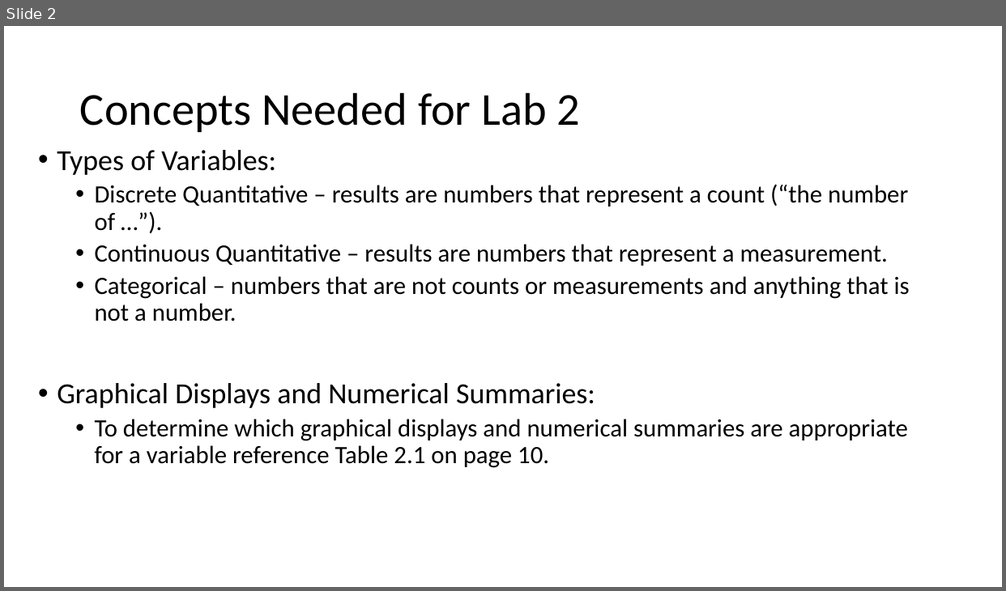
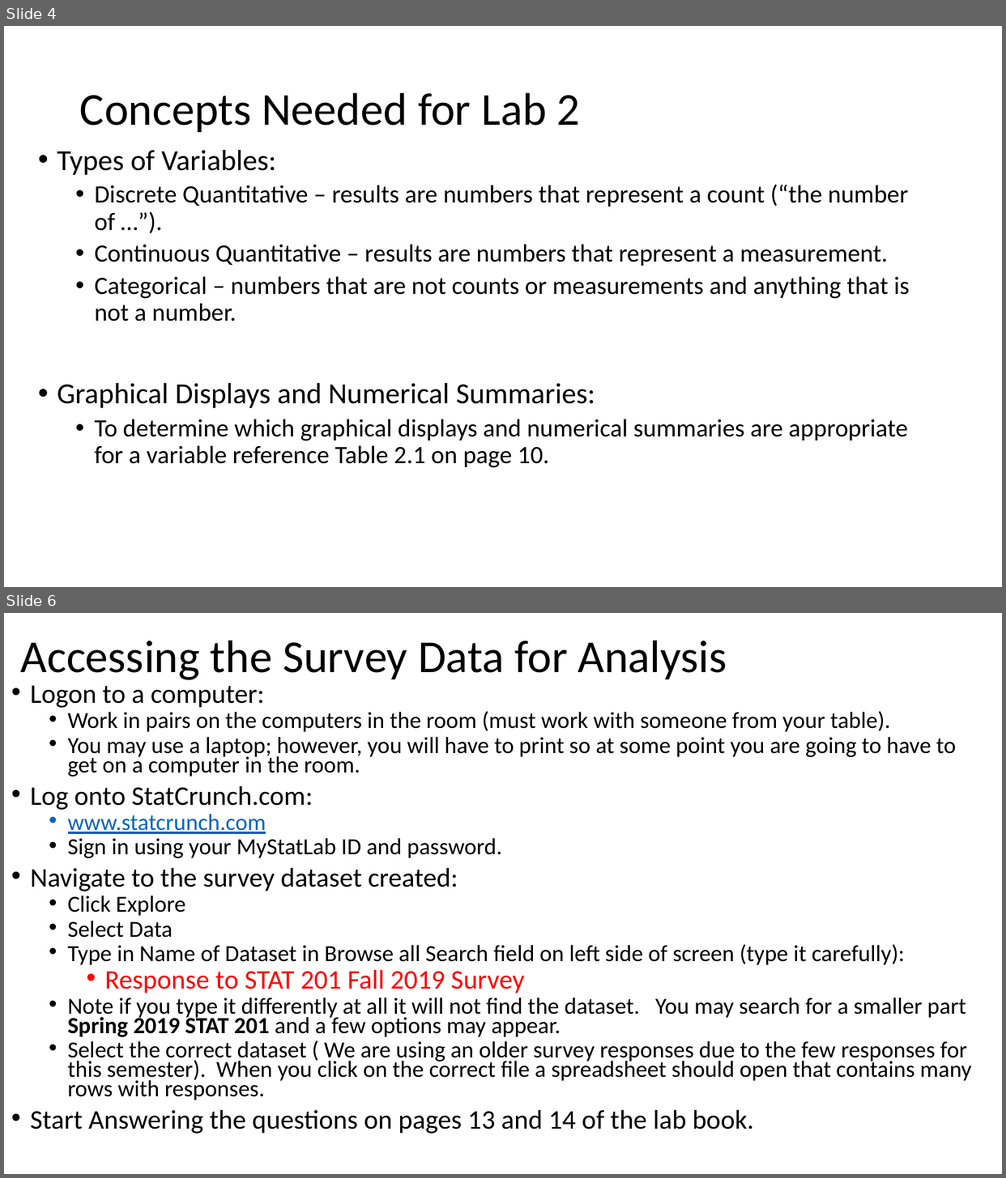
Before and after one commit to Shanlearning/Stat-201-teaching, a slide deck: Lab2/Lab 2.pptx. Shown one above the other, each under a label of ours: slide 2 before the commit, slides 4 and 6 after it; the slides between them are not shown. The pictures are 1006x591 and 1006x1178 pixels, drawn with LibreOffice and Linux fonts; fonts in the diff are those of the drawing. Boxes give left, top, right and bottom in pixels: in the first picture for what was removed or moved away, otherwise in the second. Text is boxed around its words. In the diff, an @@ line names an element or a change of style, - is before the commit and + after.

```diff
--- a/Lab2/Lab 2.pptx
+++ b/Lab2/Lab 2.pptx
@@ slide 6 added at (4, 613, 1002, 1174), background #FFFFFF @@
@@ title added at (21, 640, 727, 680), 44 pt, text #000000 @@
+Accessing the Survey Data for Analysis
@@ text added at (30, 685, 972, 1134), 22.2 pt, text #000000 @@
+• Logon to a computer:
+  • Work in pairs on the computers in the room (must work with someone from your table).
+  • You may use a laptop; however, you will have to print so at some point you are going to have to get on a computer in the room.
+• Log onto StatCrunch.com:
+  • www.statcrunch.com
+  • Sign in using your MyStatLab ID and password.
+• Navigate to the survey dataset created:
+  • Click Explore
+  • Select Data
+  • Type in Name of Dataset in Browse all Search field on left side of screen (type it carefully):
+    • Response to STAT 201 Fall 2019 Survey
+  • Note if you type it differently at all it will not find the dataset. You may search for a smaller part Spring 2019 STAT 201 and a few options may appear.
+  • Select the correct dataset ( We are using an older survey responses due to the few responses for this semester). When you click on the correct file a spreadsheet should open that contains many rows with responses.
+• Start Answering the questions on pages 13 and 14 of the lab book.
@@ what was slide 2 is now slide 4 @@
```
Also in this commit, not shown: 1 slide changed, 8 other slides added.
